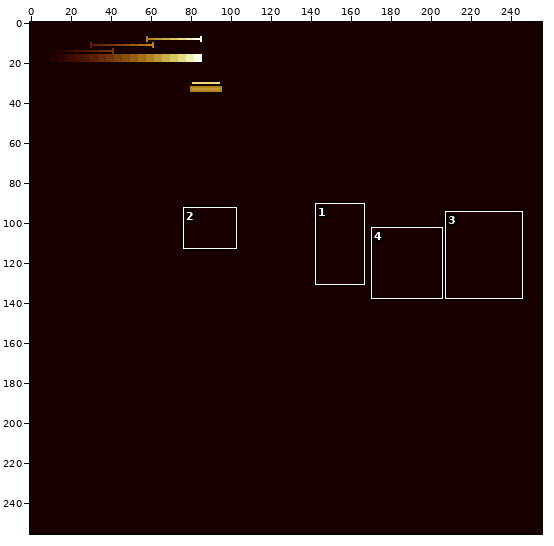
Pixel-art file -- external/aseprite/scene.aseprite. The first picture is a wide view before the edit; the outline marks the close-up.
Close-up. Before:
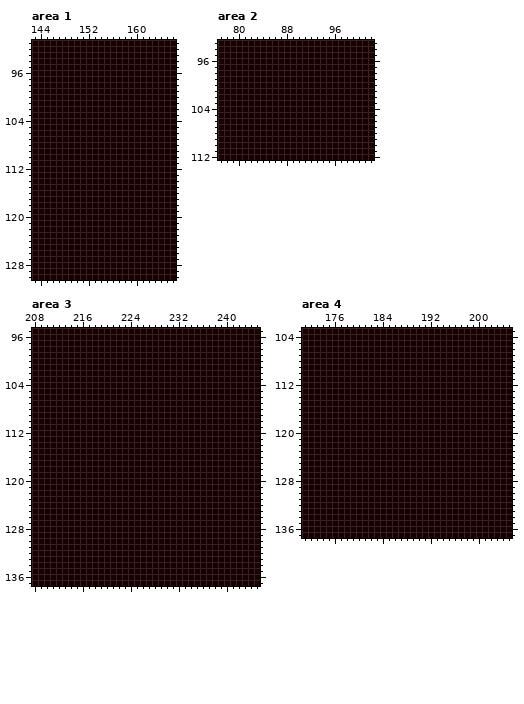
256x256 pixels, 1 frame. Shown: area 1: x 143..166, y 91..130; area 2: x 77..102, y 93..112; area 3: x 208..245, y 95..137; area 4: x 171..205, y 103..137. The commit also changed other parts of the picture, which this record leaves out.
The same view after the edit:
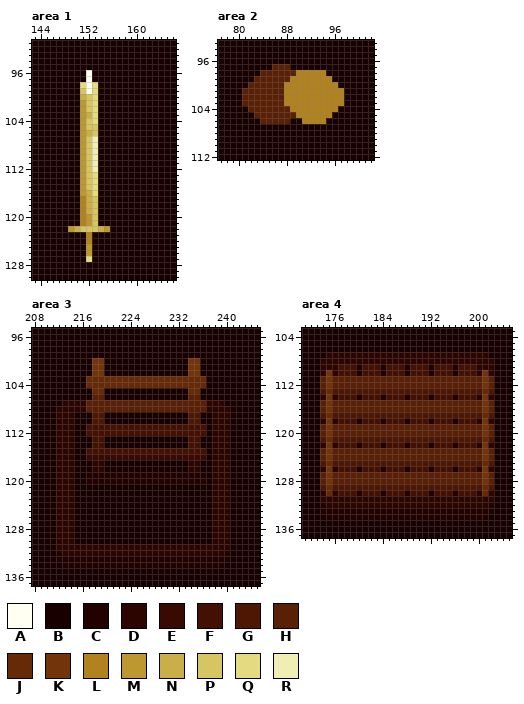
Palette (. is transparent): A #fffff2  B #190000  C #220200  D #2d0500  E #380a01  F #431002  G #4e1703  H #5a2005  J #662a07  K #723509  L #b1821d  M #bd9831  N #caaf48  P #d7c563  Q #e4da7f  R #f1eeb5
Diff:
layer "player" added
layer "sword" added
layer "hatch" added
layer "ladder" added
layer "player #2" added
Changed rows in their new state; - is an unchanged pixel.
Area 1, layer "sword":
first column x 149:
 96 ---A---
 97 ---A---
 98 --QAQ--
 99 --PAQ--
100 --NPQ--
101 --MPQ--
102 --MPQ--
103 --MNQ--
104 --MPQ--
105 --MPP--
106 --MNP--
107 --MPR--
108 --MPR--
109 --MPR--
110 --MPR--
111 --MPR--
112 --MPR--
113 --MPQ--
114 --MPQ--
115 --MPQ--
116 --MNQ--
117 --LNP--
118 --LNP--
119 --LNP--
120 --LMP--
121 --LMP--
122 MNPPPNM
123 ---L---
124 ---L---
125 ---M---
126 ---M---
127 ---Q---
Area 2, layer "player #2":
first column x 81:
 97 -----HHH---------
 98 ---HHHHHHLLLLL---
 99 --HHHHHHLLLLLLL--
100 -HHHHHHLLLLLLLLL-
101 HHHHHHHLLLLLLLLLL
102 HHHHHHHLLLLLLLLLL
103 HHHHHHHLLLLLLLLLL
104 -HHHHHHHLLLLLLLL-
105 --HHHHHHHLLLLLL--
106 ---HHHHH--LLLL---
Area 3, layers "ladder", "hatch":
first column x 212:
100 ------KK--------------KK-----
101 ------KK--------------KK-----
102 ------KK--------------KK-----
103 -----JJJJJJJJJJJJJJJJJJJJ----
104 -----JJJJJJJJJJJJJJJJJJJJ----
105 ------JJ--------------JJ-----
106 ------HH--------------HH-----
107 -DDDDHHHHHHHHHHHHHHHHHHHHDDD-
108 DDDDDHHHHHHHHHHHHHHHHHHHHDDDD
109 DDD---GG--------------GG--DDD
110 DDD---GG--------------GG--DDD
111 DDD--FFFFFFFFFFFFFFFFFFFF-DDD
112 DDD--FFFFFFFFFFFFFFFFFFFF-DDD
113 DDD---FF--------------FF--DDD
114 DDD---FF--------------FF--DDD
115 DDD--FFFFFFFFFFFFFFFFFFFF-DDD
116 DDD--EEEEEEEEEEEEEEEEEEEE-DDD
117 DDD---DD--------------DD--DDD
118 DDD---DD--------------DD--DDD
119 DDD--CCCCCCCCCCCCCCCCCCCC-DDD
120 DDD--CCCCCCCCCCCCCCCCCCCC-DDD
121 DDD-----------------------DDD
122 DDD-----------------------DDD
123 DDD-----------------------DDD
124 DDD-----------------------DDD
125 DDD-----------------------DDD
126 DDD-----------------------DDD
127 DDD-----------------------DDD
128 DDD-----------------------DDD
129 DDD-----------------------DDD
130 DDD-----------------------DDD
131 DDDDDDDDDDDDDDDDDDDDDDDDDDDDD
132 CDDDDDDDDDDDDDDDDDDDDDDDDDDDC
133 CCCCCCCCCCCCCCCCCCCCCCCCCCCCC
134 -CCCCCCCCCCCCCCCCCCCCCCCCCCC-
Area 4, layer "hatch":
first column x 174:
107 -DDDDDDDDDDDDDDDDDDDDDDDDDDD-
108 DDDDDDDDDDDDDDDDDDDDDDDDDDDDD
109 DDDFFFCFFFCFFFCFFFCFFFCFFFDDD
110 DKDFFFCFFFCFFFCFFFCFFFCFFFDKD
111 HKHHHHHHHHHHHHHHHHHHHHHHHHHKH
112 HKHHHHHHHHHHHHHHHHHHHHHHHHHKH
113 GJGGGGGGGGGGGGGGGGGGGGGGGGGJG
114 DKDFFFCFFFCFFFCFFFCFFFCFFFDKD
115 HKHHHHHHHHHHHHHHHHHHHHHHHHHKH
116 HKHHHHHHHHHHHHHHHHHHHHHHHHHKH
117 GJGGGGGGGGGGGGGGGGGGGGGGGGGJG
118 DKDFFFCFFFCFFFCFFFCFFFCFFFDKD
119 HKHHHHHHHHHHHHHHHHHHHHHHHHHKH
120 HKHHHHHHHHHHHHHHHHHHHHHHHHHKH
121 GJGGGGGGGGGGGGGGGGGGGGGGGGGJG
122 DKDFFFCFFFCFFFCFFFCFFFCFFFDKD
123 HKHHHHHHHHHHHHHHHHHHHHHHHHHKH
124 HKHHHHHHHHHHHHHHHHHHHHHHHHHKH
125 GJGGGGGGGGGGGGGGGGGGGGGGGGGJG
126 DKDFFFCFFFCFFFCFFFCFFFCFFFDKD
127 HKHHHHHHHHHHHHHHHHHHHHHHHHHKH
128 HKHHHHHHHHHHHHHHHHHHHHHHHHHKH
129 GJGGGGGGGGGGGGGGGGGGGGGGGGGJG
130 DJDFFFCFFFCFFFCFFFCFFFCFFFDJD
131 DDDDDDDDDDDDDDDDDDDDDDDDDDDDD
132 CDDDDDDDDDDDDDDDDDDDDDDDDDDDC
133 CCCCCCCCCCCCCCCCCCCCCCCCCCCCC
134 -CCCCCCCCCCCCCCCCCCCCCCCCCCC-
